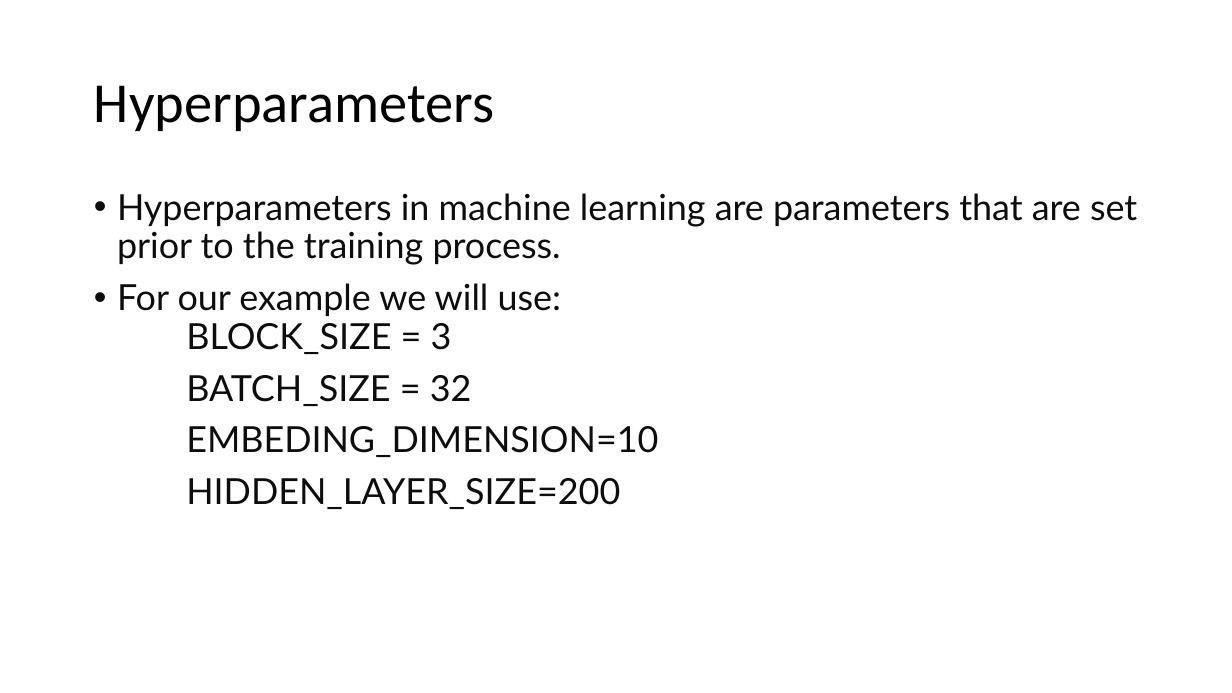
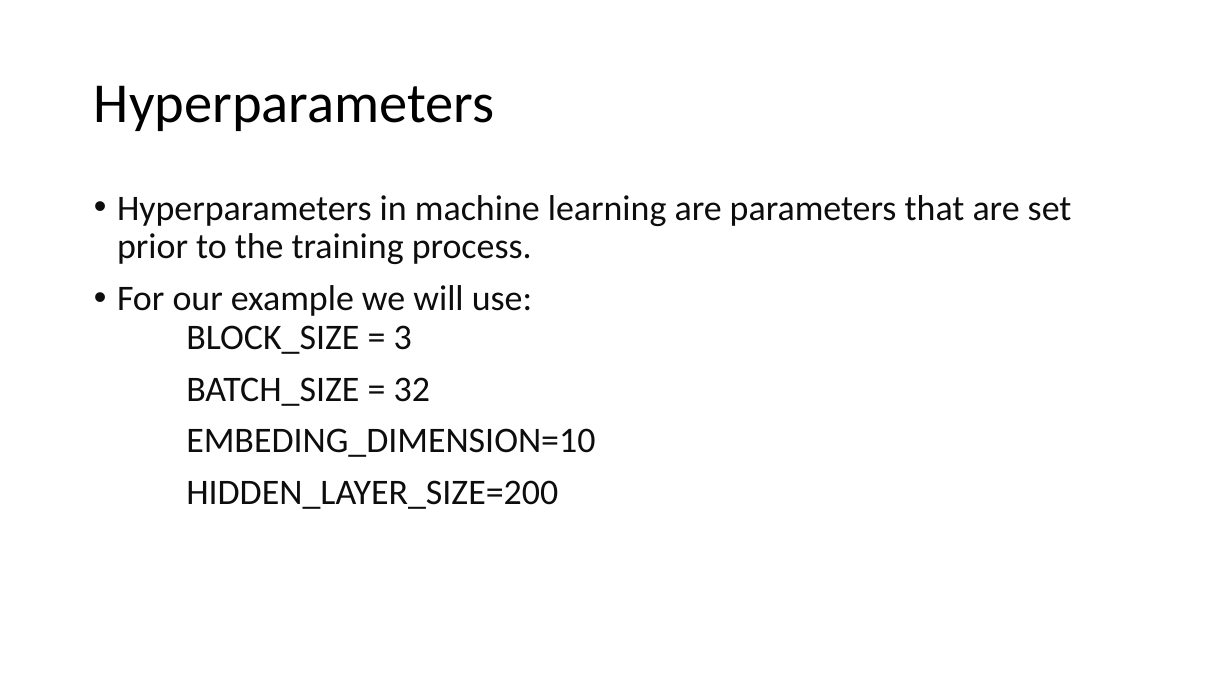
Before and after one commit to bodzio50318/genAiWorkshop, a slide deck: slide 13 of AiDem.pptm. Drawn at 1232x693 pixels with LibreOffice and Linux fonts; fonts in the diff are those of the drawing. Boxes give left, top, right and bottom in pixels: in the first picture for what was removed or moved away, otherwise in the second. Text is boxed around its words. In the diff, an @@ line names an element or a change of style, - is before the commit and + after.

```diff
--- a/AiDem.pptm
+++ b/AiDem.pptm
@@ text "Hyperparameters in machine learning are ..." at box(117, 195, 1072, 509): font Lato to Calibri @@
```
Also in this commit, not shown: 7 other slides changed, 5 other files.
